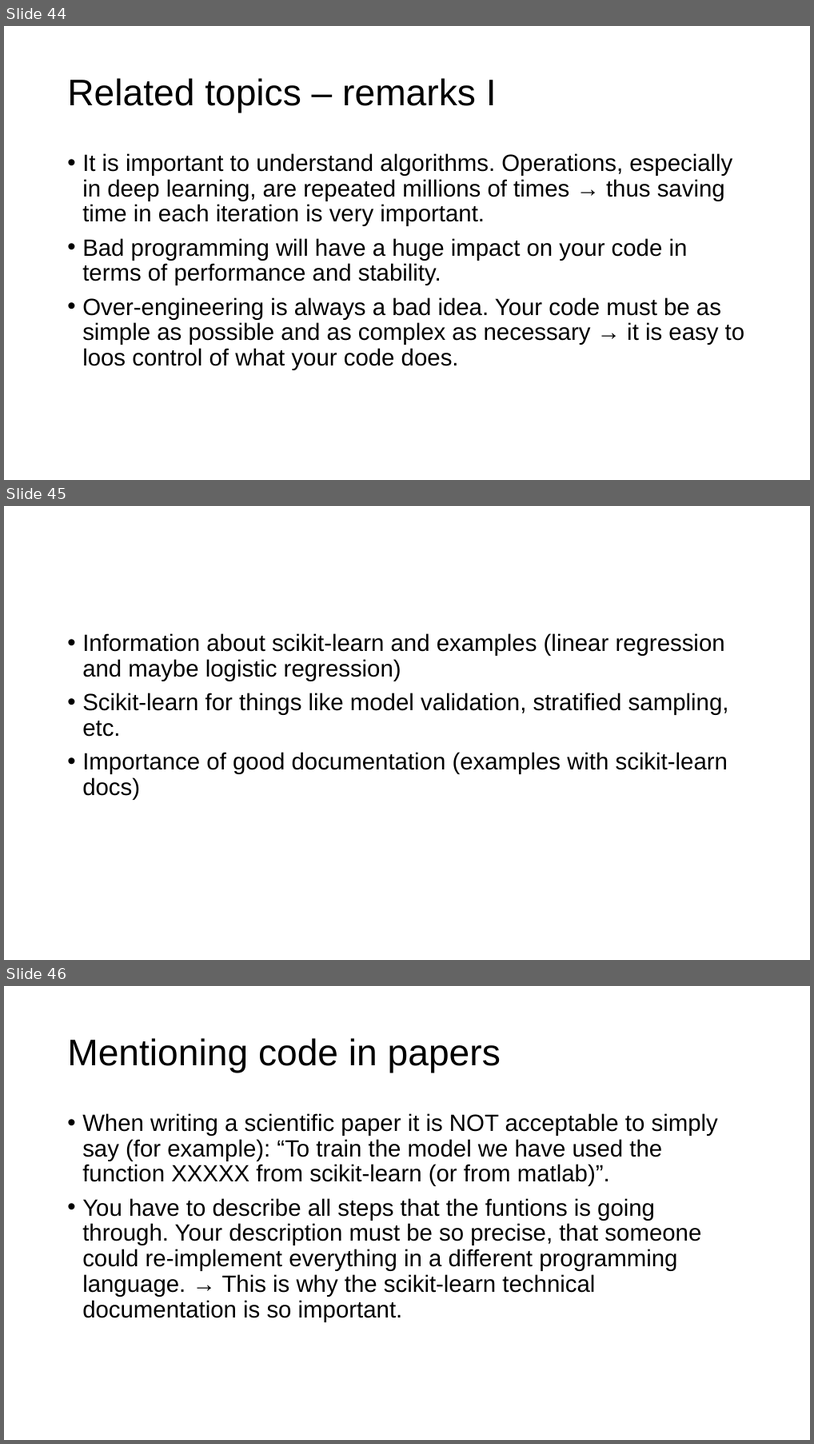
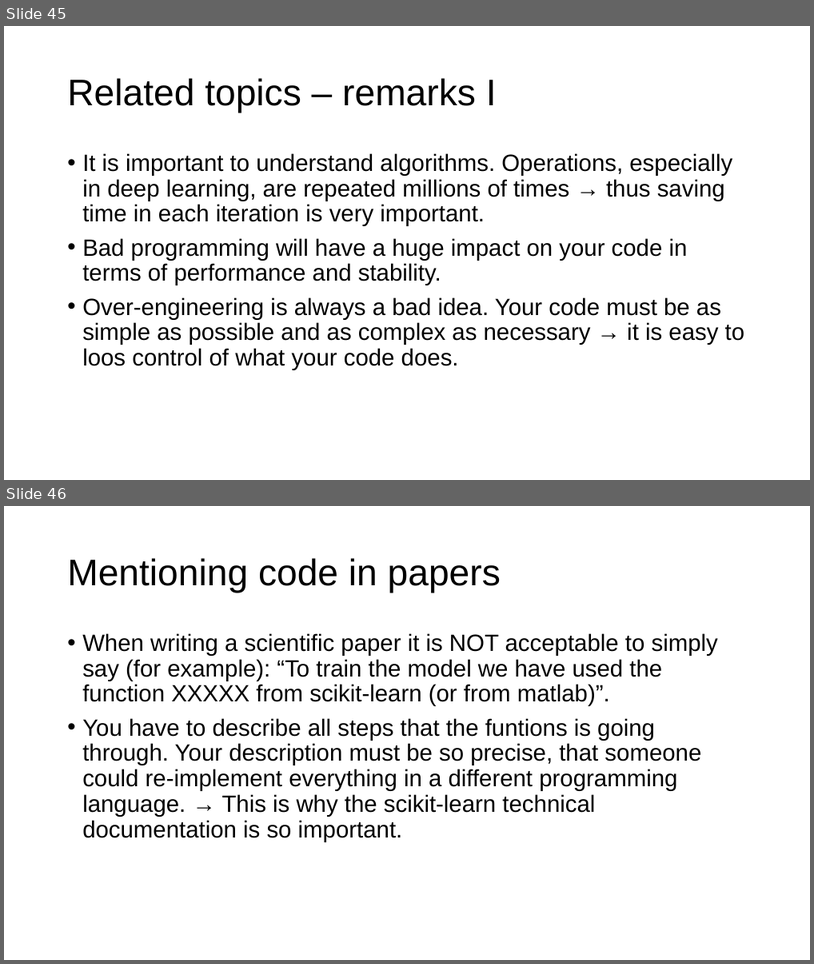
Before and after one commit to toelt-llc/MSCA-ITN-PARENT, a slide deck: DETERMINED2022/Python and scikit-learn/DETERMINED2022-toelt-Introduction Python and Scikit-learn.pptx. Shown one above the other, each under a label of ours: slides 44, 45 and 46 before the commit, slides 45 and 46 after it. The pictures are 814x1444 and 814x964 pixels, drawn with LibreOffice and Linux fonts; fonts in the diff are those of the drawing; background and template pictures are left out. Boxes give left, top, right and bottom in pixels: in the first picture for what was removed or moved away, otherwise in the second. Text is boxed around its words. In the diff, an @@ line names an element or a change of style, - is before the commit and + after.

```diff
--- a/DETERMINED2022/Python and scikit-learn/DETERMINED2022-toelt-Introduction Python and Scikit-learn.pptx
+++ b/DETERMINED2022/Python and scikit-learn/DETERMINED2022-toelt-Introduction Python and Scikit-learn.pptx
@@ slide 45 removed at <box>4,506,810,960</box>, background #FFFFFF @@
@@ text removed at <box>82,633,730,800</box> @@
-• Information about scikit-learn and examples (linear regression and maybe logistic regression)
-• Scikit-learn for things like model validation, stratified sampling, etc.
-• Importance of good documentation (examples with scikit-learn docs)
@@ what was slide 44 is now slide 45 @@
```
Also in this commit, not shown: 1 slide added, 1 other file.
